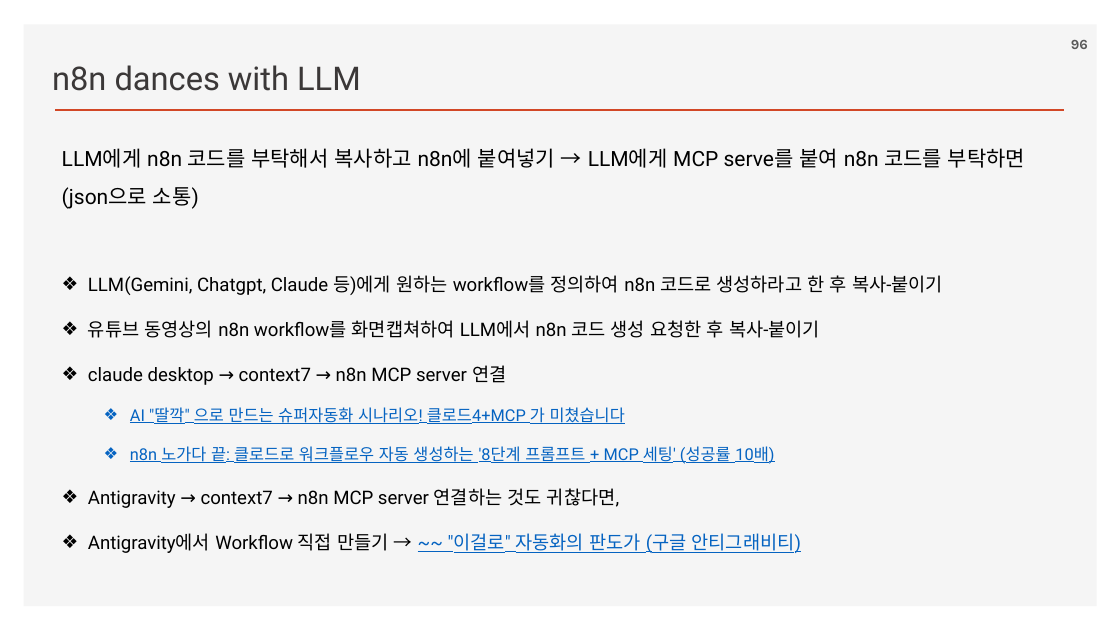
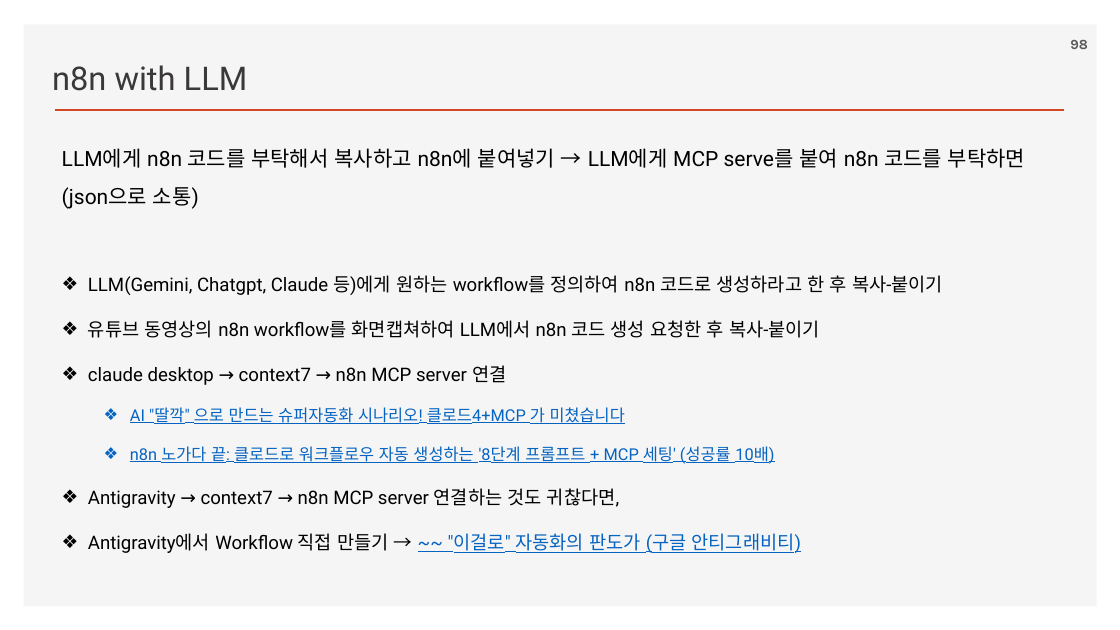
Before and after one commit to ancestor9/2026_Fall_AI-Workflow, a slide deck: slide 98 of PPTs/02_AI Workflow_n8n.pptx (slide 96 before the commit). Drawn at 1120x630 pixels with LibreOffice and Linux fonts; fonts in the diff are those of the drawing; background and template pictures are left out. Boxes give left, top, right and bottom in pixels: in the first picture for what was removed or moved away, otherwise in the second. Text is boxed around its words. In the diff, an @@ line names an element or a change of style, - is before the commit and + after.

```diff
--- a/PPTs/02_AI Workflow_n8n.pptx
+++ b/PPTs/02_AI Workflow_n8n.pptx
@@ text at (52,65,248,91): text changed @@
-n8n dances with LLM
+n8n with LLM
```
Also in this commit, not shown: 1 other slide changed, 4 slides added, 2 slides removed.
